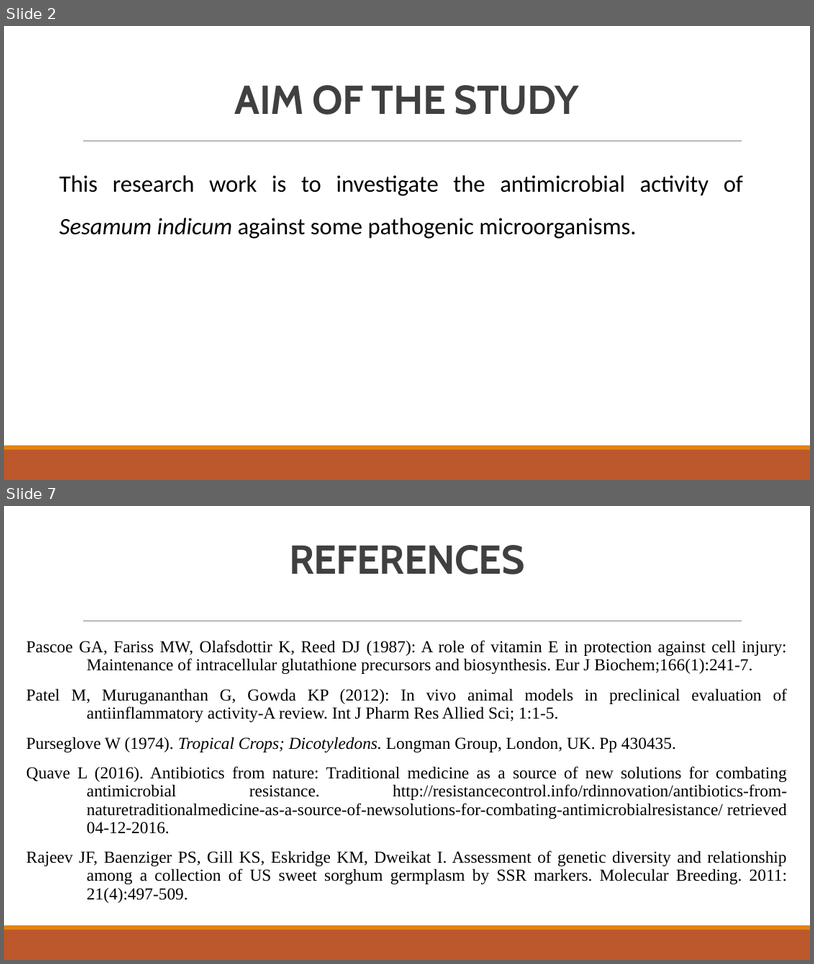
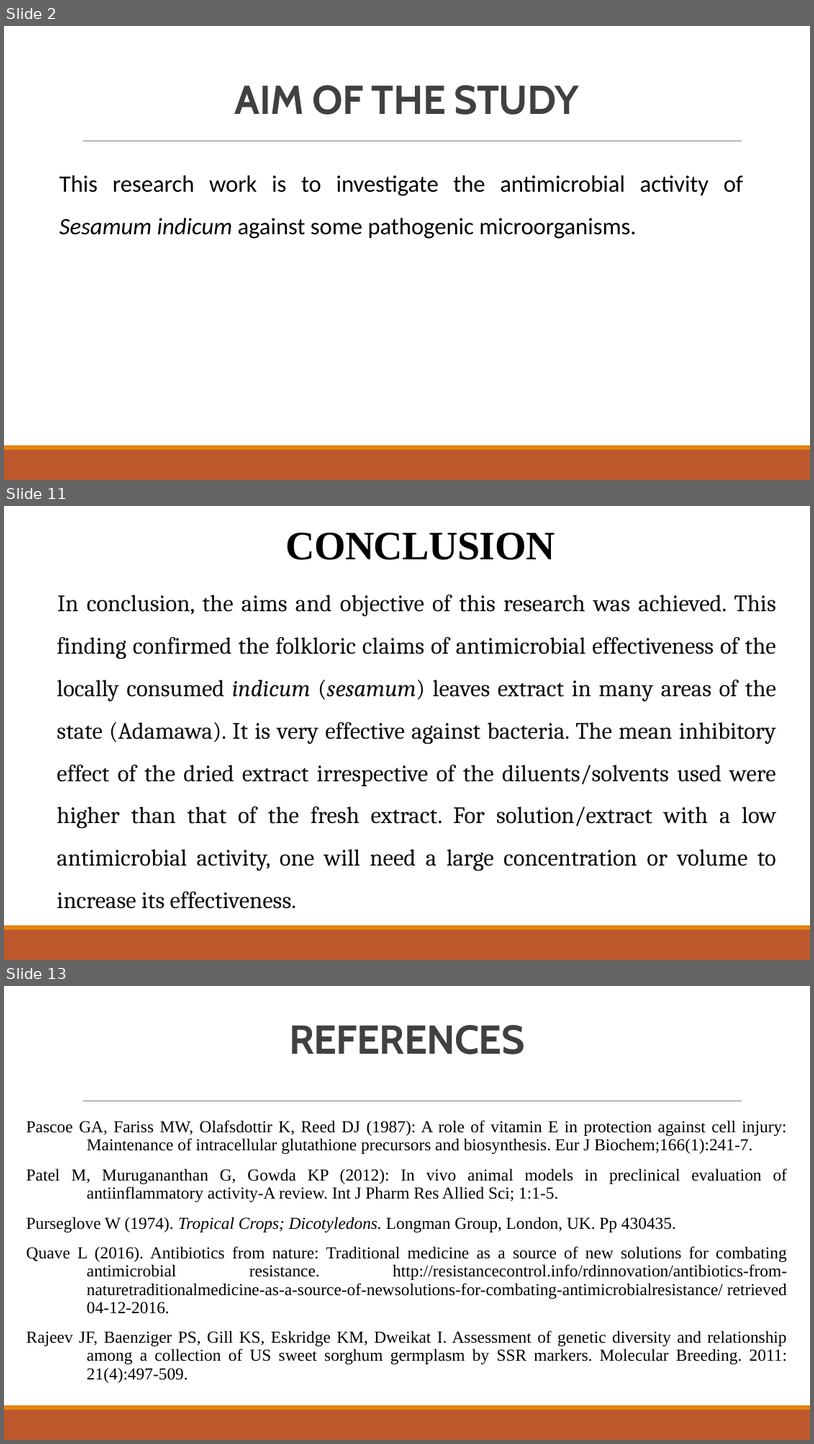
Before and after one commit to Akamshu/documents, a slide deck: PROJECT 2023/BST/SESAMUM/POWERPOINT.pptx. Shown one above the other, each under a label of ours: slides 2 and 7 before the commit, slides 2, 11 and 13 after it; the slides between them are not shown. The pictures are 814x964 and 814x1444 pixels, drawn with LibreOffice and Linux fonts; fonts in the diff are those of the drawing. Boxes give left, top, right and bottom in pixels: in the first picture for what was removed or moved away, otherwise in the second. Text is boxed around its words. In the diff, an @@ line names an element or a change of style, - is before the commit and + after.

```diff
--- a/PROJECT 2023/BST/SESAMUM/POWERPOINT.pptx
+++ b/PROJECT 2023/BST/SESAMUM/POWERPOINT.pptx
@@ slide 11 added at (4,506,810,960), background #FFFFFF; not listed: 2 template elements that a slide beside it also shows @@
@@ title added at (286,533,555,560), 48 pt, text #000000, bold @@
+CONCLUSION
@@ text added at (57,595,777,908), 28 pt, text #0D0D0D @@
+  In conclusion, the aims and objective of this research was achieved. This finding confirmed the folkloric claims of antimicrobial effectiveness of the locally consumed indicum (sesamum) leaves extract in many areas of the state (Adamawa). It is very effective against bacteria. The mean inhibitory effect of the dried extract irrespective of the diluents/solvents used were higher than that of the fresh extract. For solution/extract with a low antimicrobial activity, one will need a large concentration or volume to increase its effectiveness.
@@ what was slide 7 is now slide 13 @@
```
Also in this commit, not shown: 4 slides changed, 6 other slides added, 1 slide removed, 11 other files.
